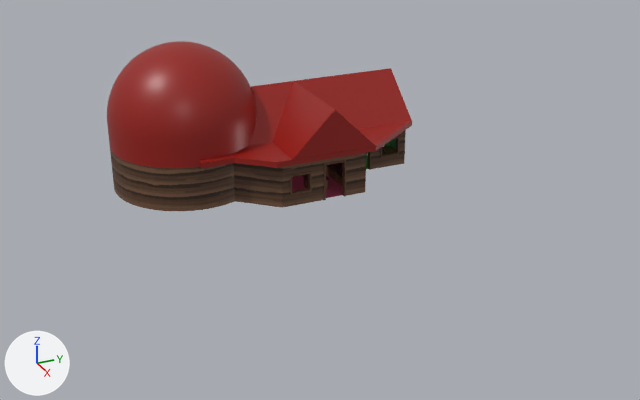
An edit to the glTF model world/world.glb, drawn before and after from the same camera.
Camera for both pictures: a 50 mm camera at (130.3, -65.3, 56.0) aimed at (7.3, -9.9, -5.5). Lighting does not change. The marker at lower left points along +X, +Y and +Z. Where no turn or scale is listed for an object, it has been applied to the vertices. Vertices at the same position are counted once.
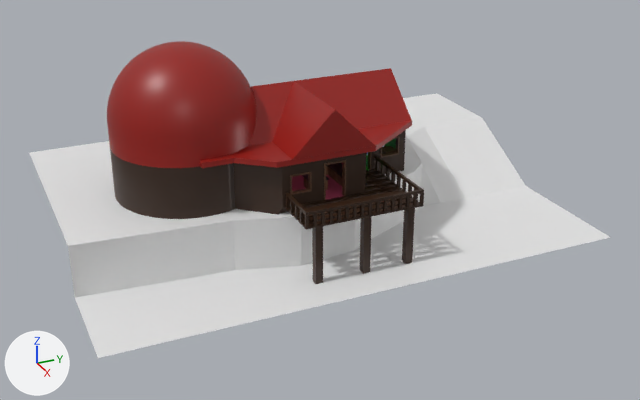
Boxes [x1, y1, x2, y2] around the edits, measured in the pictures (640 x 400 px):
'Plane.008', added: after [29, 93, 611, 358]
'Plane.007', reshaped: before [110, 130, 406, 211]; after [110, 130, 406, 219]
'Cube.040', added (brown): after [285, 169, 423, 229]
'Cube.045', added: after [312, 208, 415, 284]
'Cube.041', added (brown): after [286, 155, 424, 215]
'Cube.042', added (black): after [305, 194, 417, 228]
'Cube.044', added: after [376, 160, 418, 200]
'Cube.043', added: after [286, 196, 304, 223]
part 1 of me_plane_007, built on (brown): after [114, 164, 404, 219]

The edits, one by one:
me_plane_007 is used by ob_plane_007; location (22.5, -24.7, -0.8).
me_plane_007 had 315 vertices, 480 faces and spanned x -32.9..-5.6, y -17.6..29.6, z 0.0..7.0.
me_plane_007 now has 378 vertices, 606 faces and spans x -32.9..-5.6, y -17.6..29.6, z -12.7..7.0.
Part 1, on me_plane_007:
2 vertices are removed from x -27.3, y 9.5..12.9, z 0.0.
3 faces are deleted.
4 vertices are added at (-27.3, 9.5, -0.1), (-27.3, 12.9, -0.1), (-27.3, 9.5, -12.7), (-27.3, 12.9, -12.7).
55 new vertices lie (0.0, 0.0, -12.7) away from vertices in x -32.9..-9.8, y -17.6..29.6, z 0.0.
6 new vertices lie (-7.8, 0.0, -12.7) away from vertices in x -5.6, y 4.2..18.2, z 0.0.
129 new faces join them.
Mesh me_plane_008 is new.
It has 40 vertices, 54 faces and spans x -16.3..39.9, y -40.5..43.7, z -9.7..-0.1.
Mesh me_cube_037 is new.
It has 60 vertices, 96 faces and spans x -0.6..15.9, y -2.1..14.4, z -8.9..1.9.
It uses material mat_worldmat (picture img_world_colors).
Mesh me_cube_035 is new.
It has 128 vertices, 224 faces and spans x -23.76..-10.65, y 21.2..21.65, z 0.04..2.02.
It uses material mat_worldmat (picture img_world_colors).
Mesh me_cube_034 is new.
It has 64 vertices, 112 faces and spans x -16.52..-10.65, y 21.2..21.65, z 0.04..2.02.
It uses material mat_worldmat (picture img_world_colors).
Mesh me_cube_019 is new.
It has 240 vertices, 420 faces and spans x 21.2..21.6, y 8.8..27.1, z 0.0..2.0.
It uses material mat_worldmat (picture img_world_colors).
Mesh me_cube_018 is new.
It has 56 vertices, 96 faces and spans x 6.0..21.6, y 8.8..28.3, z 0.0..2.5.
It uses material mat_worldmat (picture img_world_colors).
Mesh me_cube_013 is new.
It has 80 vertices, 120 faces and spans x -0.6..15.9, y -3.6..15.9, z -0.2..0.0.
It uses material mat_worldmat (picture img_world_colors).
Object 'Plane.008' (ob_plane_008) is new; it shows me_plane_008.
Its location is (-9.3, -11.5, -0.8).
Object 'Cube.045' (ob_cube_045) is new; it shows me_cube_037.
Its location is (8.8, -16.3, -3.0).
Object 'Cube.044' (ob_cube_044) is new; it shows me_cube_035.
Its location is (33.5, -22.1, -0.9).
Object 'Cube.043' (ob_cube_043) is new; it shows me_cube_034.
Its location is (33.5, -41.2, -0.9).
Object 'Cube.042' (ob_cube_042) is new; it shows me_cube_019.
Its location is (3.0, -28.8, -0.9).
Object 'Cube.041' (ob_cube_041) is new; it shows me_cube_018.
Its location is (3.0, -28.8, -0.9).
Object 'Cube.040' (ob_cube_040) is new; it shows me_cube_013.
Its location is (8.8, -16.3, -0.9).
